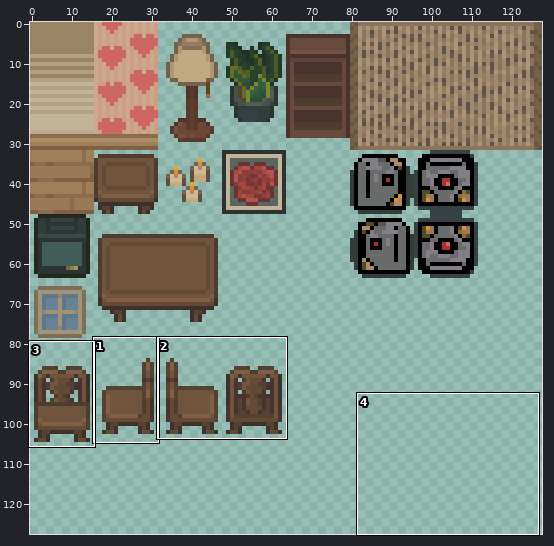
Sprite sheet -- assets/Sprite-0001.png. The first picture is a wide view before the edit; the outline marks the close-up.
Close-up. First the earlier version:
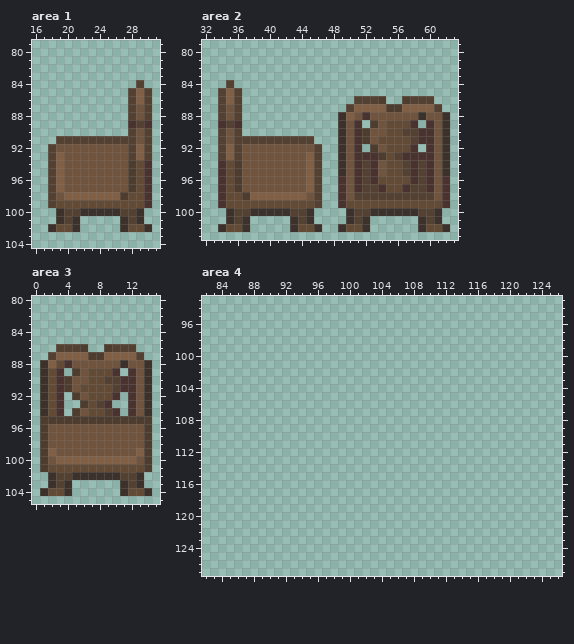
The file is 128x128 pixels. Colours within 5 levels of each other are drawn and written as one. Shown: area 1: x 16..31, y 79..104; area 2: x 32..63, y 79..103; area 3: x 0..15, y 80..105; area 4: x 82..126, y 93..127. The commit also changed other parts of the picture, which this record leaves out.
After the commit:
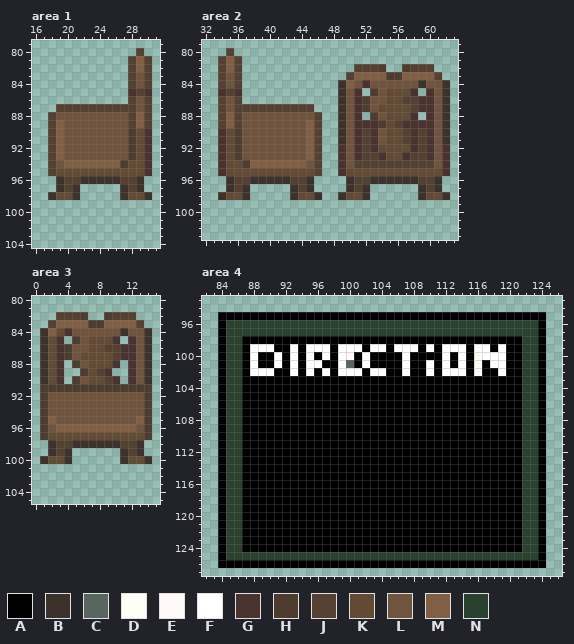
Palette (. is transparent): A #000000  B #3d322b  C #59655f  D #fdfff7  E #fff9f7  F #ffffff  G #4a332e  H #4e3d2f  J #554131  K #634a35  L #71543d  M #805f44  N #29412f
The edit:
Changed rows in their new state; - is an unchanged pixel.
Area 1:
first column x 18:
 80 -----------J-
 81 ----------JMJ
 82 ----------JMJ
 83 ----------JLJ
 84 ----------JLJ
 85 ----------GJG
 86 -----------L-
 87 -JJJJJJJJJ---
 88 JLLLLLLLLL-M-
 89 JMLLLLLLLLJMJ
 90 JMLLLLLLLLHKG
 91 JMLLLLLLLLHKG
 92 -M--------HKG
 93 ----------HKG
 94 -LMMMMMMMHK--
 95 -KKKKKKKKKK--
 96 .BJJBBBBBJJB.
 97 .BJB.....BJB.
 98 BKKB.....B--B
 99 .............
100 -...........-
101 -...-----...-
102 ....-----....
Area 2:
first column x 34:
 80 -J---------------------------
 81 JMJ--------------------------
 82 JMJ--------------JJJH--HJJJ--
 83 JLJ-------------JMMMMHHMMMMJ-
 84 JLJ------------BMLGLLLLLLBLLB
 85 GJG------------BLG-HLKKKG-GLB
 86 -L-------------BLGHLLKKJ-GGLB
 87 ---JJJJJJJJJ---BLGHLKKKKJGGLB
 88 -M-LLLLLLLLLJ---LG.H-KKKG.G--
 89 JMJLLLLLLLLMJ-----GGH-JG-G---
 90 GKHLLLLLLLLMJ-----JG----GJ---
 91 GKHLLLLLLLLMJ-----JGL--JGJ---
 92 GKH--------M---G--JGK----J--G
 93 GKH------------G--JJG-K-JJ--G
 94 --KHMMMMMMML---G-J-JJJJ-J-J-G
 95 --KKKKKKKKKK---GKKKKK--KKKKKG
 96 .BJJBBBBBJJB.--.BJ-BBBBBB-JB.
 97 .BJB.....BJB.--.BJB......BJB.
 98 B--B.....BKKB--BKKB......BKKB
 99 .............--..............
100 -...........----............-
101 -...-----...----...------...-
102 ....-----....--....------....
Area 3:
first column x 1:
 82 --JJJH--HJJJ--
 83 -JMMMMHHMMMMJ-
 84 BMKGLLLLLLBLLB
 85 BKG-HLKKKG-GLB
 86 BKGHLLKKJ-GGLB
 87 BKGHLKKKKJGGLB
 88 -KG.H-KKKG.G--
 89 ----.H-JG.----
 90 ---.H----G.---
 91 HHH-HHHHHHHHHH
 92 HLLLL-LLLLLL-H
 93 HLLLLLLLLLLL-H
 94 HLLLL-LLLLLL-H
 95 -MLLLLLLLLLLM-
 96 --MMMMMMMMMM--
 97 -KKKKKKKKKKKK-
 98 .BJJBBBBBBJJB.
 99 .BJB......BJB.
100 BKKB......BKKB
101 ..............
102 -............-
103 -...------...-
104 ....------....
Area 4:
first column x 84:
 95 AAAAAAAAAAAAAAAAAAAAAAAAAAAAAAAAAAAAAAAAA
 96 ANNNNNNNNNNNNNNNNNNNNNNNNNNNNNNNNNNNNNNNA
 97 ANNNNNNNNNNNNNNNNNNNNNNNNNNNNNNNNNNNNNNNA
 98 ANNAAAAAAAAAAAAAAAAAAAAAAAAAAAAAAAAAAANNA
 99 ANNAFFFAAFAFFFAFFFAFFAFFFAFAFFFADFAFAANNA
100 ANNAFAAFAFAFAFAFEAFAAAAFAAAAFAFADFFFAANNA
101 ANNAFAAFAFAFFAAFCAFAAAAFAAFAFAFADAFFAANNA
102 ANNAFFFAAFAFAFAFFFAFFAAFAAFAFFFADAAFAANNA
103 ANNAAAAAAAAAAAAAAAAAAAAAAAAAAAAAAAAAAANNA
104 ANNAAAAAAAAAAAAAAAAAAAAAAAAAAAAAAAAAAANNA
105 ANNAAAAAAAAAAAAAAAAAAAAAAAAAAAAAAAAAAANNA
106 ANNAAAAAAAAAAAAAAAAAAAAAAAAAAAAAAAAAAANNA
107 ANNAAAAAAAAAAAAAAAAAAAAAAAAAAAAAAAAAAANNA
108 ANNAAAAAAAAAAAAAAAAAAAAAAAAAAAAAAAAAAANNA
109 ANNAAAAAAAAAAAAAAAAAAAAAAAAAAAAAAAAAAANNA
110 ANNAAAAAAAAAAAAAAAAAAAAAAAAAAAAAAAAAAANNA
111 ANNAAAAAAAAAAAAAAAAAAAAAAAAAAAAAAAAAAANNA
112 ANNAAAAAAAAAAAAAAAAAAAAAAAAAAAAAAAAAAANNA
113 ANNAAAAAAAAAAAAAAAAAAAAAAAAAAAAAAAAAAANNA
114 ANNAAAAAAAAAAAAAAAAAAAAAAAAAAAAAAAAAAANNA
115 ANNAAAAAAAAAAAAAAAAAAAAAAAAAAAAAAAAAAANNA
116 ANNAAAAAAAAAAAAAAAAAAAAAAAAAAAAAAAAAAANNA
117 ANNAAAAAAAAAAAAAAAAAAAAAAAAAAAAAAAAAAANNA
118 ANNAAAAAAAAAAAAAAAAAAAAAAAAAAAAAAAAAAANNA
119 ANNAAAAAAAAAAAAAAAAAAAAAAAAAAAAAAAAAAANNA
120 ANNAAAAAAAAAAAAAAAAAAAAAAAAAAAAAAAAAAANNA
121 ANNAAAAAAAAAAAAAAAAAAAAAAAAAAAAAAAAAAANNA
122 ANNAAAAAAAAAAAAAAAAAAAAAAAAAAAAAAAAAAANNA
123 ANNAAAAAAAAAAAAAAAAAAAAAAAAAAAAAAAAAAANNA
124 ANNAAAAAAAAAAAAAAAAAAAAAAAAAAAAAAAAAAANNA
125 ANNNNNNNNNNNNNNNNNNNNNNNNNNNNNNNNNNNNNNNA
126 AAAAAAAAAAAAAAAAAAAAAAAAAAAAAAAAAAAAAAAAA
